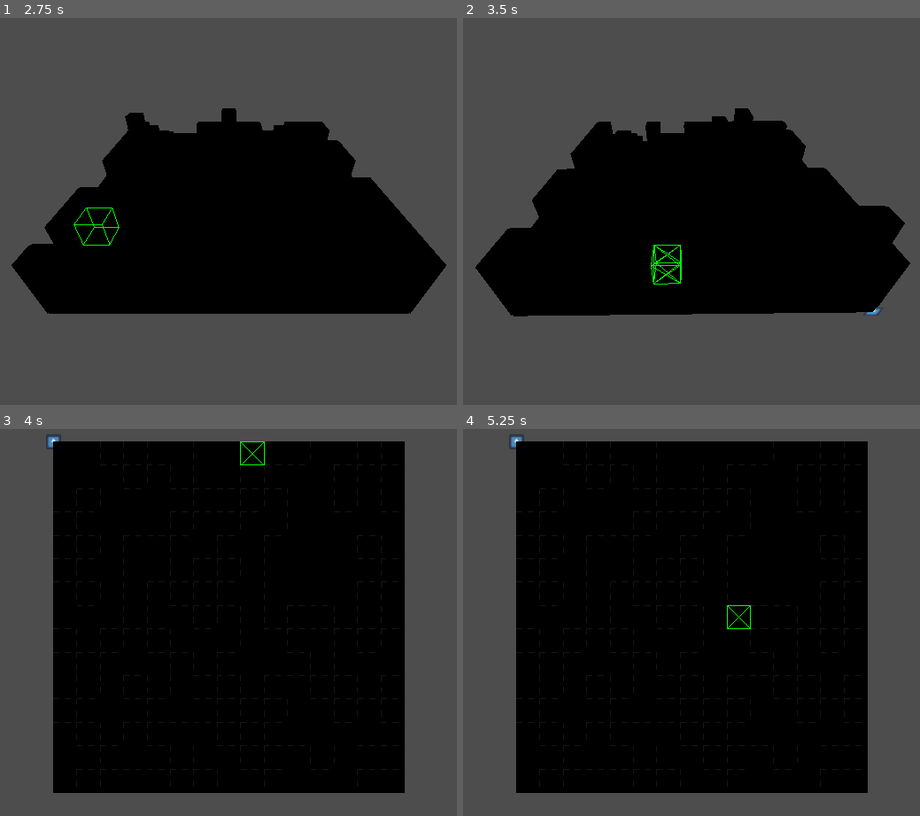
Above: before the commit, frames 1-4 (two rows, left to right).
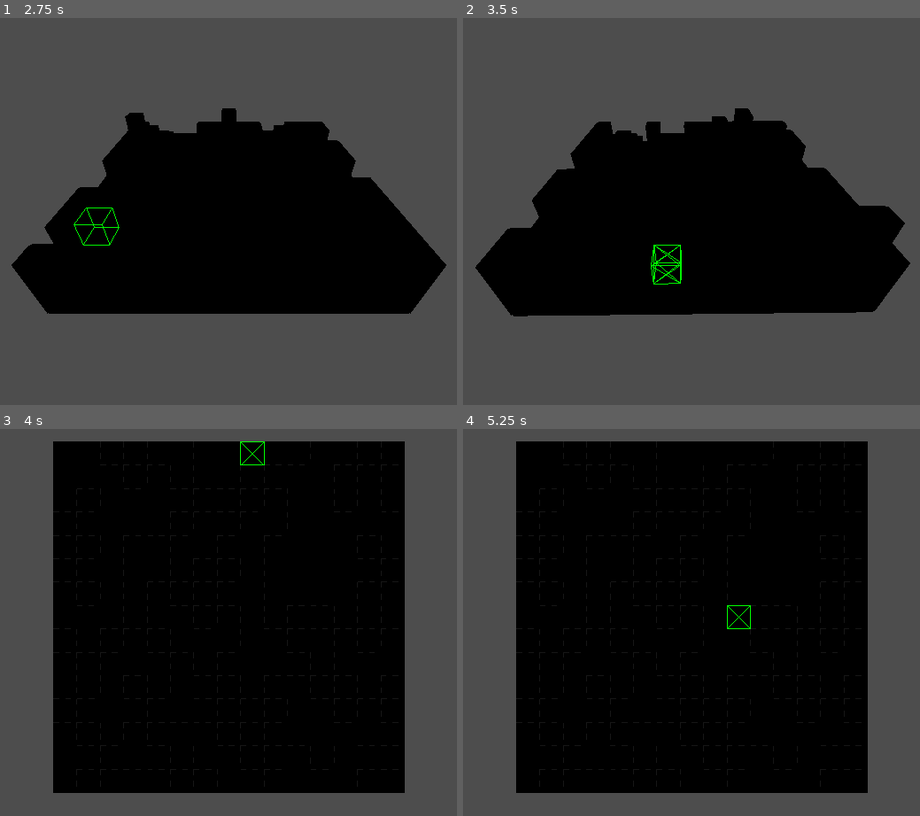
Above: after the commit, the same moments.

Repository: Nalooff/TSG
Game: Godot game, scene res://General/world.tscn
Two runs of this game, one before a commit and one after it. Both use one fixed random seed, a clock stepped at 60 frames per second and the inputs below. Before the commit the project starts from res://Scenes/world.tscn. The engine's default icon, where the game draws it, is replaced by a stand-in: a white triangle on a blue panel in a dark square.
Inputs (mouse positions are in pixels of both pictures, inside the frame that each line leads up to):
- Up to frame 1 (2.75 s): tap Enter (change_view) at 0.5 s; move the mouse to (383, 184) at 0.52 s; hold Right (rotate_right) 0.53-1.28 s; hold Enter (change_view) 0.53-1.28 s; move the mouse to (86, 226) at 1.27 s; hold Left (rotate_left) 1.28-2.03 s; click (86, 226) at 1.35 s; move the mouse to (301, 118) at 2.02 s; hold Right (rotate_right) from 2.03 s (still down); hold Middle mouse button (rotate_cam) from 2.03 s (still down)
- Up to frame 2 (3.5 s): keep holding Right (rotate_right); tap Space at 2.75 s; move the mouse to (654, 285) at 2.77 s; release Middle mouse button (rotate_cam) at 2.78 s; tap B (switch_build_mode) at 2.85 s
- Up to frame 3 (4 s): move the mouse to (443, 676) at 3.52 s; release Right (rotate_right) at 3.53 s; hold Left (rotate_left) from 3.53 s (still down); hold Enter (change_view) from 3.53 s (still down)
- Up to frame 4 (5.25 s): keep holding Left (rotate_left); move the mouse to (481, 556) at 4.27 s; release Enter (change_view) at 4.28 s; click (481, 556) at 4.35 s; tap Space at 5 s; move the mouse to (728, 618) at 5.02 s; hold Middle mouse button (rotate_cam) from 5.03 s (still down)

Frame 1 is identical in both runs. In frame 2, less than 0.1% of the frame differs, in the area x 87-93%, y 74-77%; in frame 3, less than 0.1%, in the area x 10-14%, y 1-6%; in frame 4, less than 0.1%.

Commit message:
Reorganize project structure and add unit manager
Restructure project by:
- Moving scripts to organized folders (General, Abstract, UnitManagment)
- Renaming BaseScript to Abstract for consistency
- Creating new UnitManager system for unit handling
- Updating all scene and project references to reflect new paths
- Removing BasePawn from world scene (now managed by UnitManager)

Diff:
--- a/Scenes/world.tscn
+++ b/General/world.tscn
@@ -1,11 +1,10 @@
-[gd_scene load_steps=4 format=3 uid="uid://jk28lrtar12u"]
+[gd_scene load_steps=3 format=3 uid="uid://jk28lrtar12u"]
 
-[ext_resource type="PackedScene" uid="uid://ex7q0ctfewon" path="res://Scenes/base_pawn.tscn" id="1_er4mj"]
-[ext_resource type="Script" path="res://Script/world.gd" id="1_ys3en"]
-[ext_resource type="PackedScene" uid="uid://cp64sr6bfbmps" path="res://GridGeneration/grid.tscn" id="3_wfsc2"]
+[ext_resource type="Script" path="res://General/world.gd" id="1_0red6"]
+[ext_resource type="PackedScene" path="res://GridGeneration/grid.tscn" id="3_wfsc2"]
 
 [node name="World" type="Node3D" node_paths=PackedStringArray("cam3D_view2D", "cam3D_view3D")]
-script = ExtResource("1_ys3en")
+script = ExtResource("1_0red6")
 cam3D_view2D = NodePath("View2D")
 cam3D_view3D = NodePath("View3D")
 
@@ -21,6 +20,4 @@
 [node name="BlockPreview" parent="Grid" index="1"]
 preview_enabled = true
 
-[node name="BasePawn" parent="." instance=ExtResource("1_er4mj")]
-
 [editable path="Grid"]
--- a/GridGeneration/grid.tscn
+++ b/GridGeneration/grid.tscn
@@ -5,7 +5,7 @@
 [ext_resource type="Script" path="res://GridGeneration/block_preview.gd" id="3_tshta"]
 [ext_resource type="Script" path="res://GridGeneration/piece_placer.gd" id="4_e3r4k"]
 [ext_resource type="Script" path="res://GridGeneration/piece_remover.gd" id="5_wg5x8"]
-[ext_resource type="Script" path="res://Script/select_cursor.gd" id="6_hg2b7"]
+[ext_resource type="Script" path="res://General/select_cursor.gd" id="6_sn6in"]
 
 [node name="Grid" type="Node3D"]
 script = ExtResource("1_nx7an")
@@ -23,4 +23,4 @@
 script = ExtResource("5_wg5x8")
 
 [node name="SelectCursor" type="Node3D" parent="."]
-script = ExtResource("6_hg2b7")
+script = ExtResource("6_sn6in")
--- a/Scenes/base_pawn.tscn
+++ b/UnitManagment/Abstract/base_pawn.tscn
@@ -1,6 +1,6 @@
 [gd_scene load_steps=3 format=3 uid="uid://ex7q0ctfewon"]
 
-[ext_resource type="Script" path="res://Script/base_pawn.gd" id="1_2w3wp"]
+[ext_resource type="Script" path="res://UnitManagment/Abstract/base_pawn.gd" id="1_2w3wp"]
 [ext_resource type="Texture2D" uid="uid://bp43dijulw6e" path="res://icon.svg" id="1_10sa4"]
 
 [node name="BasePawn" type="Node3D"]
--- /dev/null
+++ b/UnitManagment/unit_manager.gd
@@ -0,0 +1,12 @@
+extends Node3D
+class_name UnitManager
+
+
+# Called when the node enters the scene tree for the first time.
+func _ready():
+	pass # Replace with function body.
+
+
+# Called every frame. 'delta' is the elapsed time since the previous frame.
+func _process(delta):
+	pass
--- /dev/null
+++ b/UnitManagment/unit_manager.tscn
@@ -0,0 +1,12 @@
+[gd_scene load_steps=2 format=3 uid="uid://dhdg2aj2hqvat"]
+
+[ext_resource type="Script" path="res://UnitManagment/unit_manager.gd" id="1_m78d3"]
+
+[node name="UnitManager" type="Node3D"]
+script = ExtResource("1_m78d3")
+
+[node name="PreviewMovement" type="Node3D" parent="."]
+
+[node name="SelectUnit" type="Node3D" parent="."]
+
+[node name="UnitMovement" type="Node3D" parent="."]
--- a/project.godot
+++ b/project.godot
@@ -11,7 +11,7 @@
 [application]
 
 config/name="TSG"
-run/main_scene="res://Scenes/world.tscn"
+run/main_scene="res://General/world.tscn"
 config/features=PackedStringArray("4.1", "Forward Plus")
 config/icon="res://icon.svg"
 
Renamed: Script/select_cursor.gd -> General/select_cursor.gd
Renamed: Script/world.gd -> General/world.gd
Renamed: GridGeneration/BaseScript/piece_handler.gd -> GridGeneration/Abstract/piece_handler.gd
Renamed: GridGeneration/BaseScript/preview_mesh_builder.gd -> GridGeneration/Abstract/preview_mesh_builder.gd
Renamed: GridGeneration/BaseScript/tiles.gd -> GridGeneration/Abstract/tiles.gd
Renamed: Script/base_pawn.gd -> UnitManagment/Abstract/base_pawn.gd
